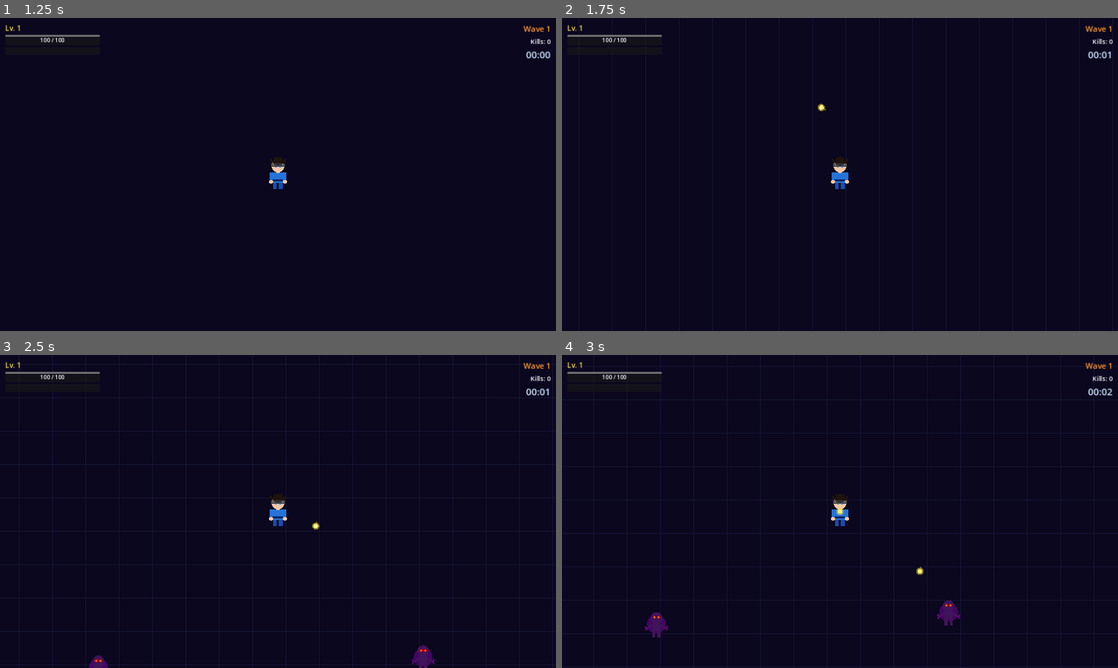
Above: before the commit, frames 1-4 (two rows, left to right).
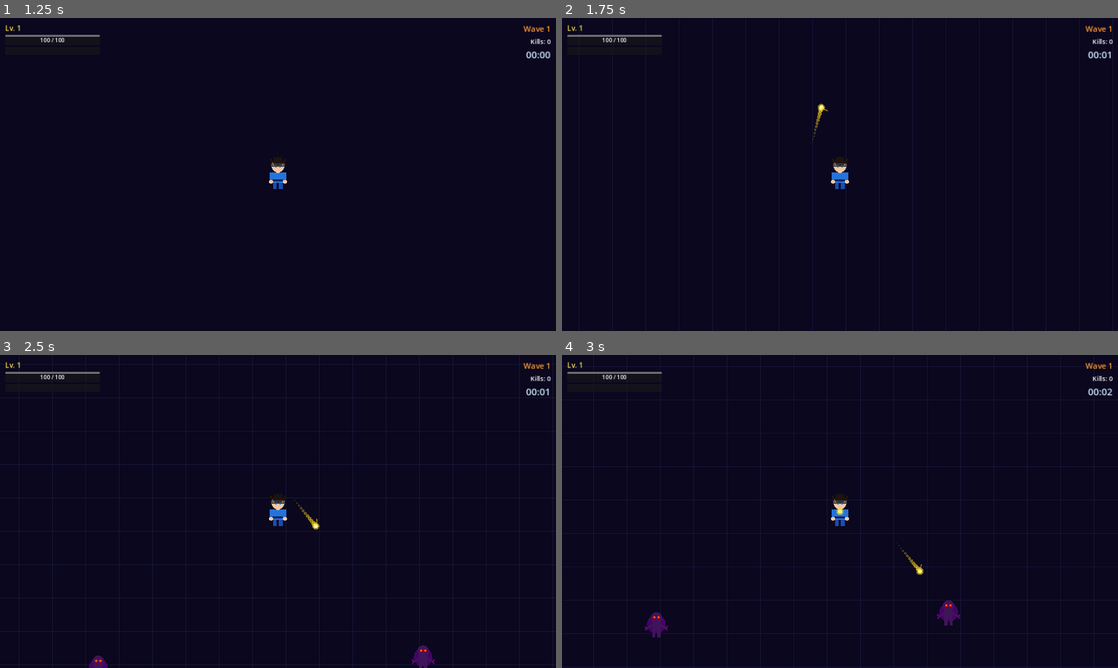
Above: after the commit, the same moments.

Repository: steven300999/Anime-Wave
Game: Godot game, scene res://scenes/main_menu.tscn
The game is run twice, just before and just after one commit, with the same random seed, the same clock (stepped at 60 frames per second) and the same inputs.
Inputs:
- Up to frame 1 (1.25 s): click "PLAY" at 0.5 s
- Up to frame 2 (1.75 s): tap Enter at 1.25 s; hold D (move_right) from 1.28 s (still down)
- Up to frame 3 (2.5 s): release D (move_right) at 2.03 s; hold S (move_down) from 2.03 s (still down)
- Up to frame 4 (3 s): release S (move_down) at 2.78 s; hold D (move_right) from 2.78 s (still down)

Frame 1 is identical in both runs. In frame 2, less than 0.1% of the frame differs, in the area x 45-48%, y 28-40%; in frame 3, less than 0.1%; in frame 4, less than 0.1%, in the area x 49-65%, y 47-69%.

Commit message:
Changes before error encountered
Co-authored-by: steven300999 <148907944+steven300999@users.noreply.github.com>

Diff:
--- /dev/null
+++ b/scripts/evolution_cutscene.gd
@@ -0,0 +1,109 @@
+## Full-screen transformation cutscene shown when Evolution is activated.
+## Lasts exactly 2 seconds, then unpauses the game and removes itself.
+extends CanvasLayer
+
+const DURATION := 2.0
+
+var _timer := 0.0
+var _bg: ColorRect = null
+var _draw_node: Control = null
+
+func _ready() -> void:
+	layer = 25
+	process_mode = Node.PROCESS_MODE_ALWAYS
+	get_tree().paused = true
+
+	# Full-screen dark background
+	_bg = ColorRect.new()
+	_bg.set_anchors_and_offsets_preset(Control.PRESET_FULL_RECT)
+	_bg.color = Color(0.0, 0.0, 0.0, 0.0)
+	_bg.mouse_filter = Control.MOUSE_FILTER_IGNORE
+	add_child(_bg)
+
+	# Node used for procedural 2D drawing (runs in world space via SubViewport
+	# substitute — we draw on a Control instead so it works with CanvasLayer).
+	var ctrl := Control.new()
+	ctrl.set_anchors_and_offsets_preset(Control.PRESET_FULL_RECT)
+	ctrl.mouse_filter = Control.MOUSE_FILTER_IGNORE
+	ctrl.draw.connect(_on_ctrl_draw.bind(ctrl))
+	add_child(ctrl)
+	_draw_node = ctrl
+
+func _process(delta: float) -> void:
+	_timer += delta
+	if _timer >= DURATION:
+		get_tree().paused = false
+		queue_free()
+		return
+	_bg.color = Color(0.0, 0.0, 0.0, _bg_alpha())
+	(_draw_node as Control).queue_redraw()
+
+func _bg_alpha() -> float:
+	var t := _timer / DURATION
+	# Fade in dark bg quickly, hold, then fade out at the end
+	if t < 0.15:
+		return t / 0.15
+	elif t > 0.85:
+		return 1.0 - (t - 0.85) / 0.15
+	return 1.0
+
+func _on_ctrl_draw(ctrl: Control) -> void:
+	var t := _timer / DURATION
+	var size := ctrl.get_rect().size
+	var center := size * 0.5
+
+	# --- Phase 0: 0.0 – 0.2  initial white shockwave flash ---
+	if t < 0.2:
+		var p := t / 0.2
+		var flash_alpha := sin(p * PI)
+		ctrl.draw_rect(Rect2(Vector2.ZERO, size), Color(1.0, 1.0, 1.0, flash_alpha * 0.9))
+
+	# --- Phase 1: 0.1 – 1.5  energy rings expanding from center ---
+	var ring_phase := clamp((t - 0.1) / 1.4, 0.0, 1.0)
+	if ring_phase > 0.0:
+		for i in 5:
+			var offset := float(i) / 5.0
+			var ring_t := fmod(ring_phase + offset, 1.0)
+			var radius := ring_t * 420.0
+			var ring_alpha := (1.0 - ring_t) * 0.7
+			# Outer ring — golden
+			ctrl.draw_arc(center, radius, 0.0, TAU, 64, Color(1.0, 0.8, 0.1, ring_alpha), 3.0)
+			# Inner ring — white
+			ctrl.draw_arc(center, radius * 0.6, 0.0, TAU, 48, Color(1.0, 1.0, 1.0, ring_alpha * 0.5), 1.5)
+
+	# --- Phase 1b: radiant burst lines ---
+	if ring_phase > 0.0:
+		var burst_alpha := sin(ring_phase * PI) * 0.6
+		for i in 16:
+			var angle := i * TAU / 16.0
+			var length := 250.0 * ring_phase
+			var end_pt := center + Vector2(cos(angle), sin(angle)) * length
+			ctrl.draw_line(center, end_pt, Color(1.0, 0.9, 0.3, burst_alpha), 2.0)
+
+	# --- Phase 2: 0.3 – 1.8  text label ---
+	if t >= 0.3 and t <= 1.8:
+		var text_alpha := clamp((t - 0.3) / 0.2, 0.0, 1.0) * clamp((1.8 - t) / 0.2, 0.0, 1.0)
+		# Draw background pill for text
+		var pill_w := 380.0
+		var pill_h := 56.0
+		var pill_rect := Rect2(center.x - pill_w * 0.5, center.y - pill_h * 0.5 - 20.0, pill_w, pill_h)
+		ctrl.draw_rect(pill_rect, Color(0.0, 0.0, 0.0, text_alpha * 0.6))
+		# Title (Godot built-in font — draw_string)
+		var font := ThemeDB.fallback_font
+		var fs := 36
+		var msg := "EVOLUTION ACTIVATED"
+		var tw := font.get_string_size(msg, HORIZONTAL_ALIGNMENT_LEFT, -1, fs).x
+		ctrl.draw_string(font, Vector2(center.x - tw * 0.5, center.y - 5.0),
+				msg, HORIZONTAL_ALIGNMENT_LEFT, -1, fs,
+				Color(1.0, 0.85, 0.1, text_alpha))
+		var sub := "Maximum power unlocked!"
+		var sw := font.get_string_size(sub, HORIZONTAL_ALIGNMENT_LEFT, -1, 18).x
+		ctrl.draw_string(font, Vector2(center.x - sw * 0.5, center.y + 24.0),
+				sub, HORIZONTAL_ALIGNMENT_LEFT, -1, 18,
+				Color(1.0, 1.0, 1.0, text_alpha * 0.85))
+
+	# --- Phase 3: 1.7 – 2.0  final golden flash ---
+	if t >= 1.7:
+		var p := (t - 1.7) / 0.3
+		var flash_alpha := sin(p * PI) * 0.5
+		ctrl.draw_rect(Rect2(Vector2.ZERO, size), Color(1.0, 0.75, 0.0, flash_alpha))
--- a/scripts/game.gd
+++ b/scripts/game.gd
@@ -82,7 +82,11 @@
 		player.speed_multiplier += 0.2
 	elif ability_id == "damage_up":
 		player.damage_multiplier += 0.25
-		_apply_damage_buff()
+		_apply_damage_buff(1.25)
+	elif ability_id == "limit_break":
+		_activate_limit_break()
+	elif ability_id == "evolution":
+		_activate_evolution()
 	else:
 		_give_weapon(ability_id)
 	_owned_abilities.append(ability_id)
@@ -97,10 +101,30 @@
 	player.add_child(weapon_node)
 	_weapons_by_id[weapon_id] = weapon_node
 
-func _apply_damage_buff() -> void:
+func _apply_damage_buff(multiplier: float) -> void:
 	for w in _weapons_by_id.values():
 		if "damage" in w:
-			w.damage *= 1.25
+			w.damage *= multiplier
+
+## Limit Break: double all weapon damage, halve all cooldowns, show screen flash.
+func _activate_limit_break() -> void:
+	player.damage_multiplier *= 2.0
+	_apply_damage_buff(2.0)
+	for w in _weapons_by_id.values():
+		if "cooldown" in w:
+			w.cooldown = max(0.1, w.cooldown * 0.5)
+	var flash: Node = load("res://scripts/screen_flash.gd").new()
+	get_tree().root.add_child(flash)
+
+## Evolution: triple damage, boost speed, full heal, play 2-second cutscene.
+func _activate_evolution() -> void:
+	player.damage_multiplier *= 3.0
+	player.speed_multiplier *= 1.5
+	player.max_health *= 1.5
+	player.heal(player.max_health)
+	_apply_damage_buff(3.0)
+	var cutscene: Node = load("res://scripts/evolution_cutscene.gd").new()
+	get_tree().root.add_child(cutscene)
 
 func increment_kill() -> void:
 	kill_count += 1
--- a/scripts/level_up_ui.gd
+++ b/scripts/level_up_ui.gd
@@ -2,7 +2,13 @@
 
 signal ability_chosen(ability_id: String)
 
-const ONCE_ONLY := ["rasengan", "water_breathing", "cursed_energy"]
+const ONCE_ONLY := ["rasengan", "water_breathing", "cursed_energy", "limit_break", "evolution"]
+
+## Minimum player level required before this ability can appear in the pool.
+const ABILITY_MIN_LEVEL := {
+	"limit_break": 6,
+	"evolution": 8,
+}
 
 const ABILITIES := {
 	"rasengan": {
@@ -35,6 +41,16 @@
 		"desc": "All weapons deal 25% more damage.",
 		"color": Color(1.0, 0.3, 0.1)
 	},
+	"limit_break": {
+		"name": "⚡ LIMIT BREAK",
+		"desc": "Break your limits! All weapons deal\ndouble damage and fire faster.",
+		"color": Color(1.0, 0.6, 0.0)
+	},
+	"evolution": {
+		"name": "✦ EVOLUTION",
+		"desc": "Transcend your form! Maximum power —\ndamage ×3, speed ×1.5, full heal.",
+		"color": Color(1.0, 0.9, 0.1)
+	},
 }
 
 @onready var card_container: HBoxContainer = $Overlay/Panel/VBox/Cards
@@ -50,17 +66,22 @@
 func show_choices(level: int, already_owned: Array) -> void:
 	level_up_label.text = "Level Up! — Lv. %d\nChoose an Ability" % level
 	_clear_cards()
-	_offered_ids = _pick_abilities(3, already_owned)
+	_offered_ids = _pick_abilities(3, already_owned, level)
 	for id in _offered_ids:
 		_create_card(id)
 	visible = true
 	get_tree().paused = true
 
-func _pick_abilities(count: int, owned: Array) -> Array[String]:
+func _pick_abilities(count: int, owned: Array, level: int) -> Array[String]:
 	var pool := ABILITIES.keys().duplicate()
-	# Exclude weapons the player already has
+	# Exclude weapons/specials the player already has
 	pool = pool.filter(func(id: String) -> bool:
-		return not (id in ONCE_ONLY and id in owned))
+		if id in ONCE_ONLY and id in owned:
+			return false
+		# Exclude special abilities not yet reachable at this level
+		if ABILITY_MIN_LEVEL.has(id) and level < ABILITY_MIN_LEVEL[id]:
+			return false
+		return true)
 	pool.shuffle()
 	var result: Array[String] = []
 	for id in pool:
--- /dev/null
+++ b/scripts/screen_flash.gd
@@ -0,0 +1,31 @@
+## Screen flash effect shown when a Limit Break ability is activated.
+## Instantiate dynamically; it removes itself when the flash completes.
+extends CanvasLayer
+
+const DURATION := 0.55
+
+var _timer := 0.0
+var _flash_rect: ColorRect = null
+
+func _ready() -> void:
+	layer = 20
+	process_mode = Node.PROCESS_MODE_ALWAYS
+	_flash_rect = ColorRect.new()
+	_flash_rect.set_anchors_and_offsets_preset(Control.PRESET_FULL_RECT)
+	_flash_rect.color = Color(1.0, 0.85, 0.2, 1.0)
+	_flash_rect.mouse_filter = Control.MOUSE_FILTER_IGNORE
+	add_child(_flash_rect)
+
+func _process(delta: float) -> void:
+	_timer += delta
+	var t := _timer / DURATION
+	if t >= 1.0:
+		queue_free()
+		return
+	# Ease out: fast bright flash, then quick fade
+	var alpha: float
+	if t < 0.15:
+		alpha = t / 0.15
+	else:
+		alpha = 1.0 - (t - 0.15) / 0.85
+	_flash_rect.color = Color(1.0, 0.85, 0.2, alpha)
--- a/scripts/weapons/basic_shot_projectile.gd
+++ b/scripts/weapons/basic_shot_projectile.gd
@@ -1,5 +1,8 @@
 ## Basic projectile fired by the Basic Shot weapon.
 extends Area2D
+
+const TRAIL_MAX := 12
+const TRAIL_COLOR := Color(1.0, 0.85, 0.1)
 
 var _direction := Vector2.RIGHT
 var _speed := 380.0
@@ -7,6 +10,7 @@
 var _lifetime := 2.0
 var _elapsed := 0.0
 var _angle := 0.0
+var _trail: Array[Vector2] = []
 
 func setup(direction: Vector2, dmg: float, spd: float) -> void:
 	_direction = direction.normalized()
@@ -24,6 +28,9 @@
 	if _elapsed >= _lifetime:
 		queue_free()
 		return
+	_trail.append(global_position)
+	if _trail.size() > TRAIL_MAX:
+		_trail.pop_front()
 	global_position += _direction * _speed * delta
 	queue_redraw()
 
@@ -34,9 +41,15 @@
 		queue_free()
 
 func _draw() -> void:
+	# Colored trail — fading yellow dots
+	var n := _trail.size()
+	for i in n:
+		var local_pos := to_local(_trail[i])
+		var t := float(i) / float(TRAIL_MAX)
+		draw_circle(local_pos, lerp(1.0, 4.5, t), Color(TRAIL_COLOR.r, TRAIL_COLOR.g, TRAIL_COLOR.b, t * 0.7))
 	# Glowing yellow energy ball
 	draw_circle(Vector2.ZERO, 7.0, Color(1.0, 0.9, 0.2, 0.5))
 	draw_circle(Vector2.ZERO, 4.5, Color(1.0, 0.95, 0.4))
 	draw_circle(Vector2.ZERO, 2.0, Color(1.0, 1.0, 0.9))
 	# Trailing lines
-	draw_line(Vector2.ZERO, -_direction * 10.0, Color(1.0, 0.8, 0.1, 0.4), 2.0)
+	draw_line(Vector2.ZERO, -_direction * 14.0, Color(1.0, 0.8, 0.1, 0.5), 2.5)
--- a/scripts/weapons/cursed_energy_blast.gd
+++ b/scripts/weapons/cursed_energy_blast.gd
@@ -1,5 +1,8 @@
 ## Cursed Energy Blast projectile — dark purple bolt with JJK aesthetics.
 extends Area2D
+
+const TRAIL_MAX := 12
+const TRAIL_COLOR := Color(0.55, 0.0, 0.85)
 
 var _direction := Vector2.RIGHT
 var _speed := 320.0
@@ -7,6 +10,7 @@
 var _lifetime := 1.8
 var _elapsed := 0.0
 var _spin := 0.0
+var _trail: Array[Vector2] = []
 
 func setup(direction: Vector2, dmg: float, spd: float) -> void:
 	_direction = direction.normalized()
@@ -24,6 +28,9 @@
 	if _elapsed >= _lifetime:
 		queue_free()
 		return
+	_trail.append(global_position)
+	if _trail.size() > TRAIL_MAX:
+		_trail.pop_front()
 	global_position += _direction * _speed * delta
 	queue_redraw()
 
@@ -35,6 +42,12 @@
 
 func _draw() -> void:
 	var alpha := 1.0 - (_elapsed / _lifetime) * 0.6
+	# Colored trail — fading purple dots
+	var n := _trail.size()
+	for i in n:
+		var local_pos := to_local(_trail[i])
+		var t := float(i) / float(TRAIL_MAX)
+		draw_circle(local_pos, lerp(1.0, 5.0, t), Color(TRAIL_COLOR.r, TRAIL_COLOR.g, TRAIL_COLOR.b, t * 0.65))
 	# Outer cursed aura
 	draw_circle(Vector2.ZERO, 10.0, Color(0.3, 0.0, 0.5, alpha * 0.4))
 	# Main bolt body
@@ -47,4 +60,4 @@
 		var p := Vector2(cos(a), sin(a)) * 7.0
 		draw_line(Vector2.ZERO, p, Color(0.4, 0.0, 0.6, alpha * 0.5), 1.5)
 	# Trail
-	draw_line(Vector2.ZERO, -_direction * 14.0, Color(0.4, 0.0, 0.6, alpha * 0.3), 3.0)
+	draw_line(Vector2.ZERO, -_direction * 18.0, Color(0.4, 0.0, 0.6, alpha * 0.45), 3.0)
--- a/scripts/weapons/water_breathing_slash.gd
+++ b/scripts/weapons/water_breathing_slash.gd
@@ -1,5 +1,8 @@
 ## Water Breathing slash wave — travels outward and damages enemies in its path.
 extends Area2D
+
+const TRAIL_MAX := 10
+const TRAIL_COLOR := Color(0.2, 0.65, 1.0)
 
 var _direction := Vector2.RIGHT
 var _speed := 260.0
@@ -7,6 +10,7 @@
 var _lifetime := 1.2
 var _elapsed := 0.0
 var _hit_enemies: Array = []
+var _trail: Array[Vector2] = []
 
 func setup(direction: Vector2, dmg: float) -> void:
 	_direction = direction.normalized()
@@ -22,6 +26,9 @@
 	if _elapsed >= _lifetime:
 		queue_free()
 		return
+	_trail.append(global_position)
+	if _trail.size() > TRAIL_MAX:
+		_trail.pop_front()
 	global_position += _direction * _speed * delta
 	queue_redraw()
 
@@ -33,6 +40,12 @@
 
 func _draw() -> void:
 	var alpha := 1.0 - (_elapsed / _lifetime)
+	# Colored trail — fading cyan smear behind the slash
+	var n := _trail.size()
+	for i in n:
+		var local_pos := to_local(_trail[i])
+		var t := float(i) / float(TRAIL_MAX)
+		draw_circle(local_pos, lerp(2.0, 8.0, t), Color(TRAIL_COLOR.r, TRAIL_COLOR.g, TRAIL_COLOR.b, t * 0.5))
 	# Water-blue crescent slash shape
 	var points := PackedVector2Array()
 	for i in 16:
